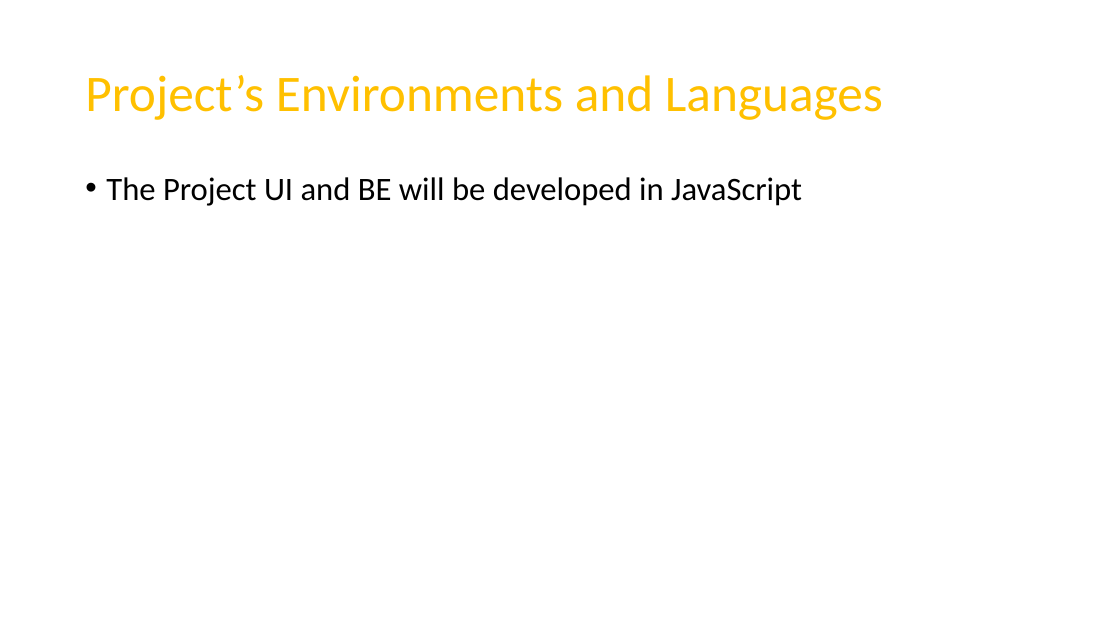
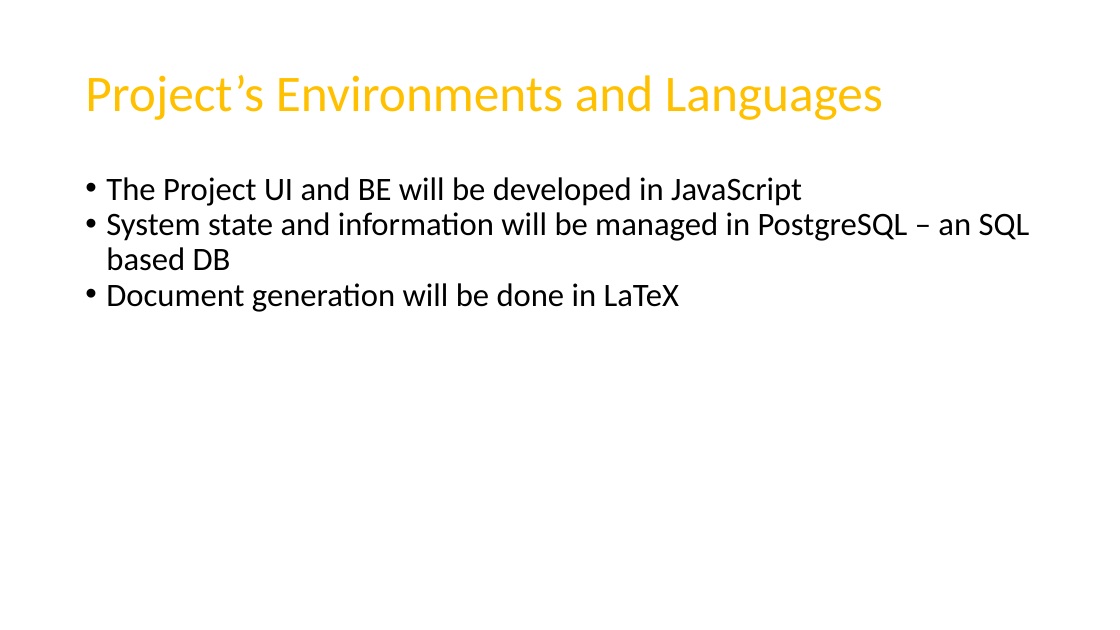
Before and after one commit to RoiTief/Exam-Management-System, a slide deck: slide 10 of docs/Exam Management System - PROPOSAL.pptx. Drawn at 1120x630 pixels with LibreOffice and Linux fonts; fonts in the diff are those of the drawing. Boxes give left, top, right and bottom in pixels: in the first picture for what was removed or moved away, otherwise in the second. Text is boxed around its words. In the diff, an @@ line names an element or a change of style, - is before the commit and + after.

```diff
--- a/docs/Exam Management System - PROPOSAL.pptx
+++ b/docs/Exam Management System - PROPOSAL.pptx
@@ text at box(106, 212, 1030, 312): paragraphs added @@
+• System state and information will be managed in PostgreSQL – an SQL based DB
+• Document generation will be done in LaTeX
```
Also in this commit, not shown: 1 other slide changed, 1 other file.
